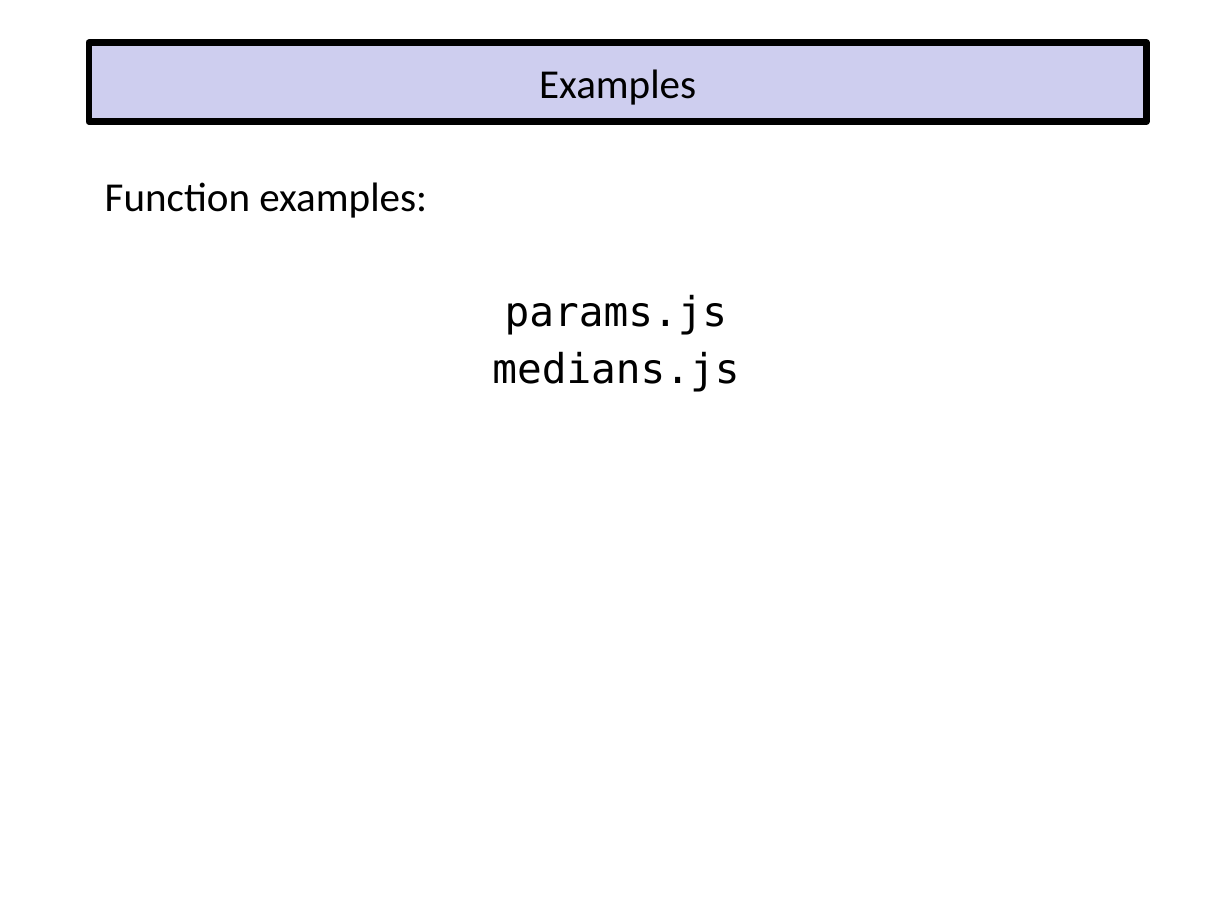
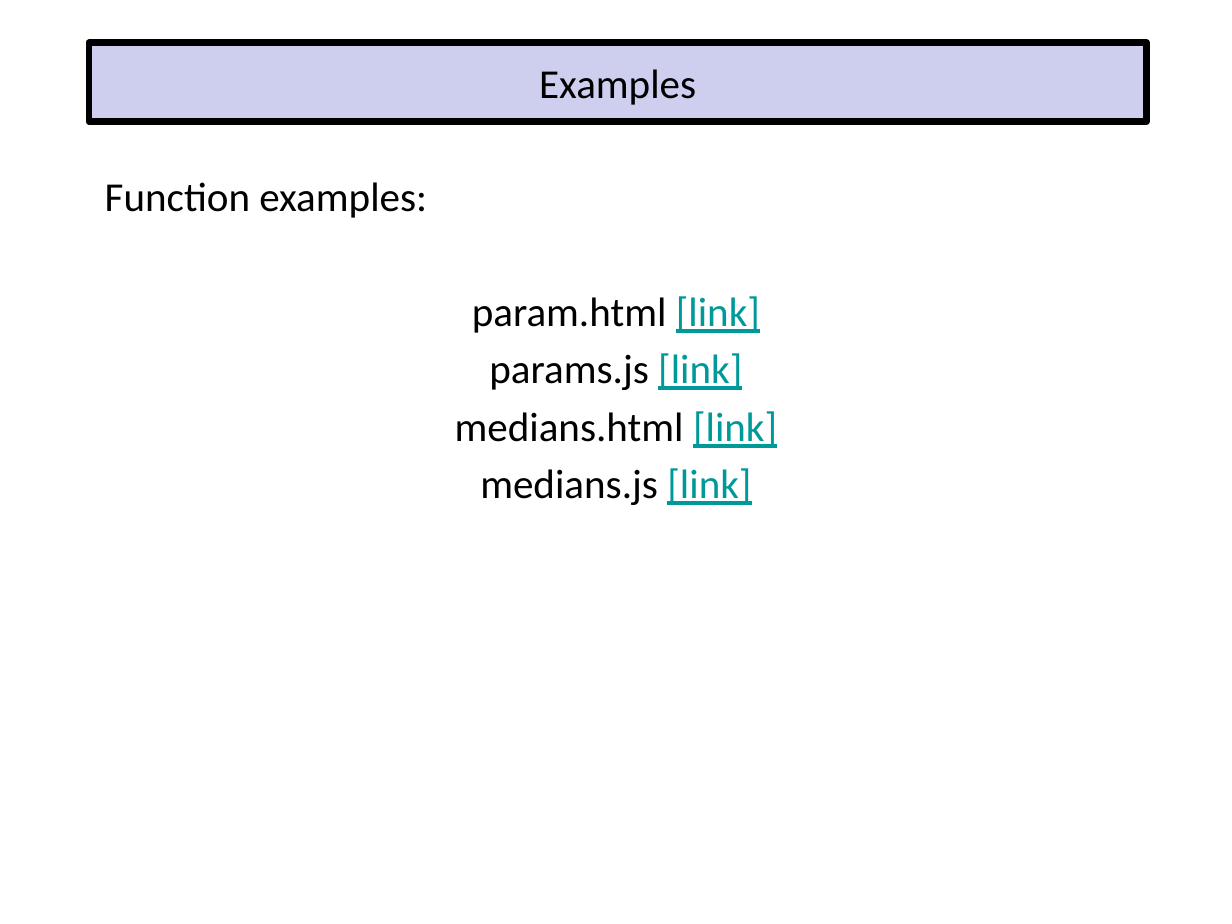
Before and after one commit to EricJPogue/www-epogue-info, a slide deck: slide 68 of CPSC-24700/Presentations/javascript-basics.pptx. Drawn at 1232x924 pixels with LibreOffice and Linux fonts; fonts in the diff are those of the drawing. Boxes give left, top, right and bottom in pixels: in the first picture for what was removed or moved away, otherwise in the second. Text is boxed around its words. In the diff, an @@ line names an element or a change of style, - is before the commit and + after.

```diff
--- a/CPSC-24700/Presentations/javascript-basics.pptx
+++ b/CPSC-24700/Presentations/javascript-basics.pptx
@@ text at [455,296,777,505]: text changed; font DejaVu Sans Mono to Calibri @@
-params.js
-medians.js
+param.html [link]
+params.js [link]
+medians.html [link]
+medians.js [link]
```
Also in this commit, not shown: 1 other slide changed, 7 other files.
